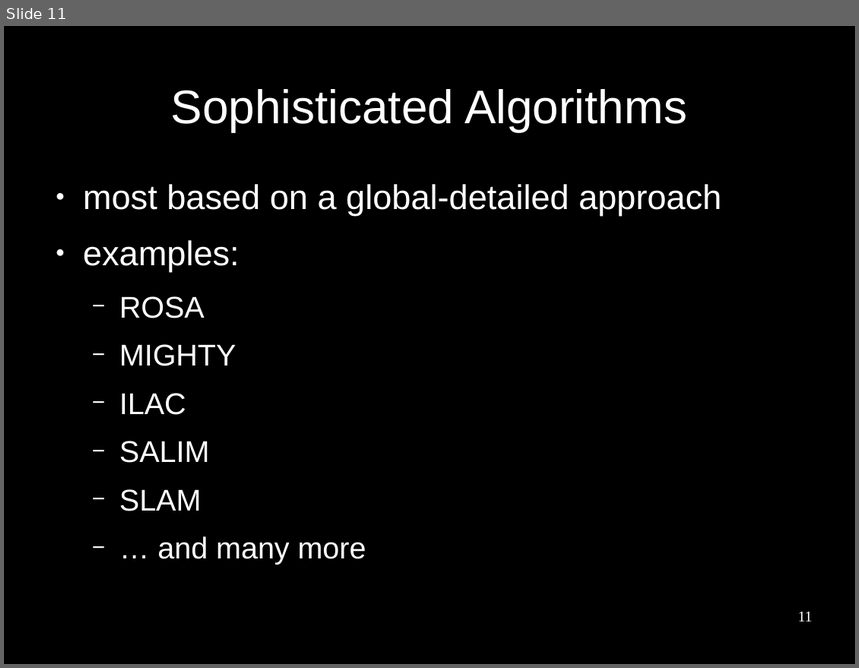
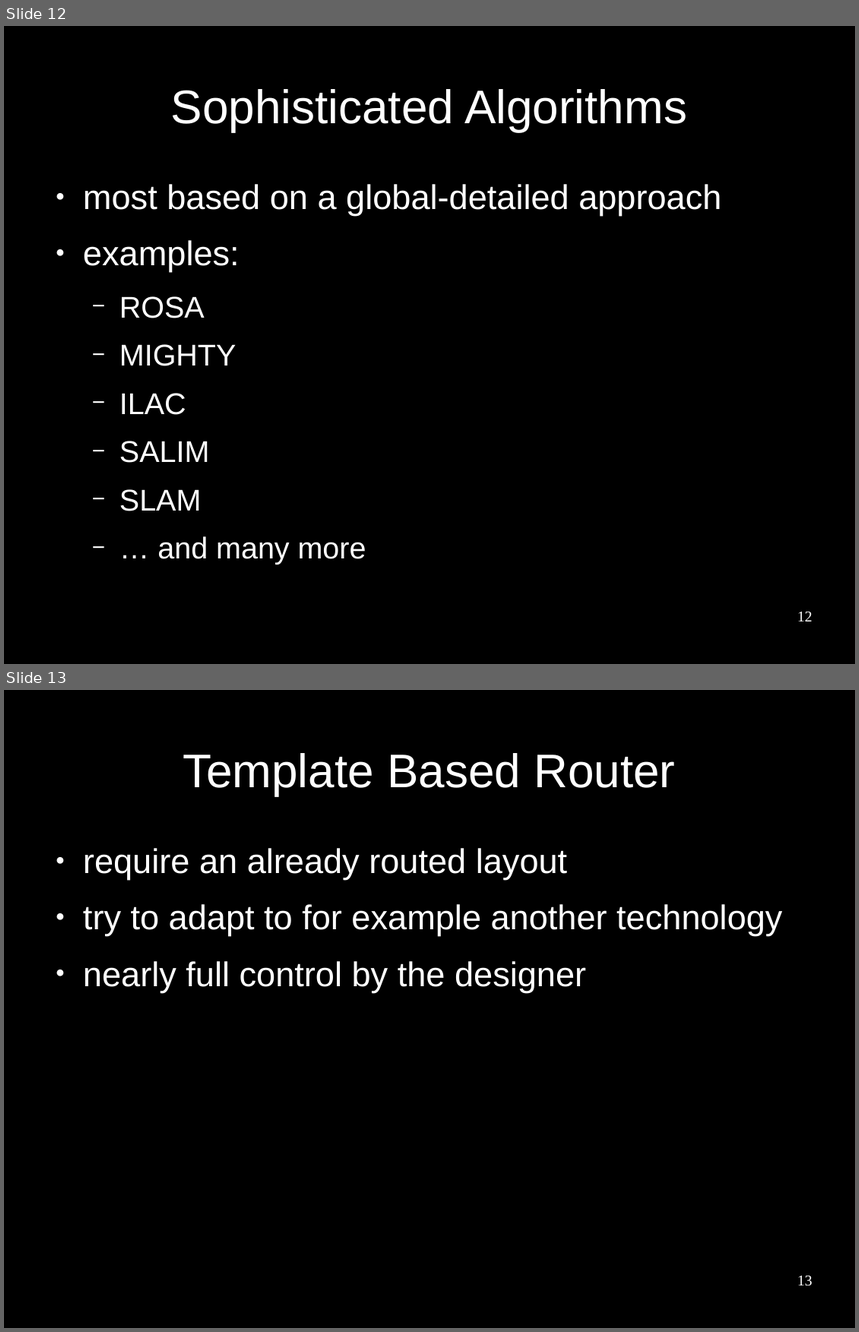
Before and after one commit to benediktibk/bachelorthesis, a slide deck: presentation.odp. Shown one above the other, each under a label of ours: slide 11 before the commit, slides 12 and 13 after it. The pictures are 859x668 and 859x1332 pixels, drawn with LibreOffice and Linux fonts; fonts in the diff are those of the drawing; background and template pictures are left out. Boxes give left, top, right and bottom in pixels: in the first picture for what was removed or moved away, otherwise in the second. Text is boxed around its words. In the diff, an @@ line names an element or a change of style, - is before the commit and + after.

```diff
--- a/presentation.odp
+++ b/presentation.odp
@@ slide 13 added at (4, 690, 855, 1328), background #000000 @@
@@ title added at (183, 753, 675, 796), 44 pt, text #FFFFFF @@
+Template Based Router
@@ text added at (83, 848, 782, 992), 32 pt, text #FFFFFF @@
+● require an already routed layout
+● try to adapt to for example another technology
+● nearly full control by the designer
@@ page number added at (797, 1276, 813, 1287), 14 pt, text #FFFFFF @@
+13
@@ what was slide 11 is now slide 12 @@
@@ page number at (797, 612, 813, 622): text changed @@
-11
+12
```
Also in this commit, not shown: 1 slide changed, 15 other slides added, 8 other files.
